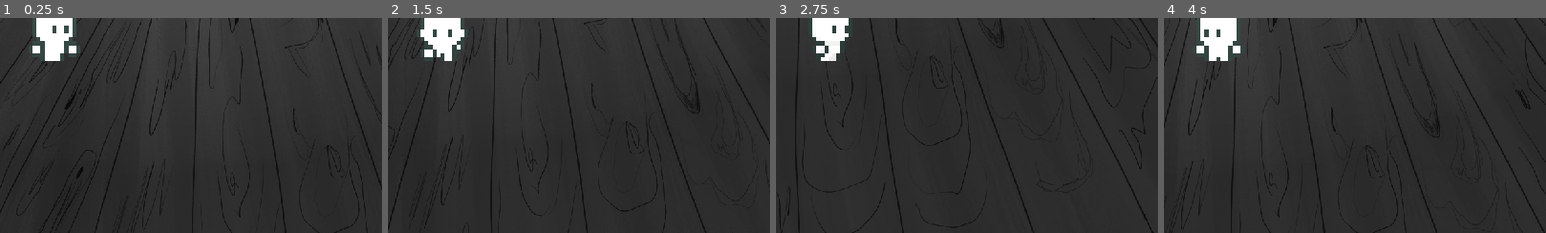
Above: before the commit, frames 1-4 (left to right).
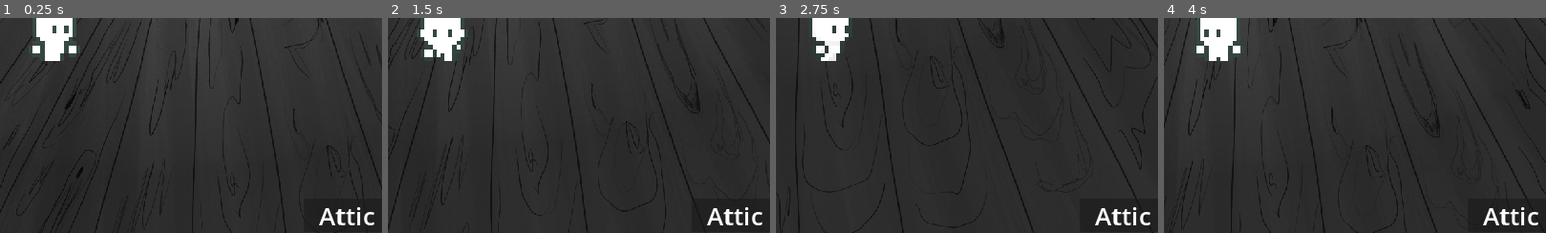
Above: after the commit, the same moments.

Repository: Lewish1998/GameJam1
Game: Godot game, scene res://room1/room_1.tscn
Two runs of this game, one before a commit and one after it. Both use one fixed random seed, a clock stepped at 60 frames per second and the inputs below.
Inputs:
- Up to frame 1 (0.25 s): no input
- Up to frame 2 (1.5 s): tap Enter at 0.5 s; hold Right (ui_right) 0.53-1.28 s; tap E (Interact) at 0.6, 1.35 s; hold Down (ui_down) from 1.28 s (still down)
- Up to frame 3 (2.75 s): release Down (ui_down) at 2.03 s; hold Right (ui_right) from 2.03 s (still down); tap E (Interact) at 2.1 s
- Up to frame 4 (4 s): release Right (ui_right) at 2.78 s; hold Up (ui_up) 2.78-3.53 s; tap E (Interact) at 2.85, 3.6 s; hold Left (ui_left) from 3.53 s (still down)
The pictures show only the part of the screen within x 43-93%, y 46-96%; the shares and areas given below are measured in that part.

The runs differ from the first frame. In frame 1, 0.5% of the frame differs, in the area x 83-98%, y 88-97%; in frame 2, 0.5%; in frame 3, 0.5%; in frame 4, 0.5%.

Commit message:
footsteps

Diff:
--- a/Char/character.gd
+++ b/Char/character.gd
@@ -4,20 +4,34 @@
 const SPEED = 300.0
 const JUMP_VELOCITY = -400.0
 var character_movement = true
+var walking = false
+var playing = false
 #@export var char_scale = Vector2(10, 10)
 #var scale_factor = 0.01
 
 
+#func walk():
+	#if walking == true:
+		#playing = true
+		#if playing:
+			##$FootstepPlayer.play()
+			#print("Playing")
+	#else:
+		#playing = false
+		##$FootstepPlayer.stop()
+
+func walk():
+	if walking == true and playing == true:
+		print("Walking")
+
+
 func _physics_process(_delta):
-
-	# PLAYER SCALE
-	#var scale_increase = (position.y) * scale_factor
-	#scale = char_scale + Vector2(scale_increase, scale_increase)
-
 
 	var direction = Input.get_vector("ui_left", "ui_right", "ui_up", "ui_down")
 	var last_direction = velocity
 	if character_movement == true:
+
+
 	# Walking animations
 		if direction:
 			if direction == Vector2(-1, 0):
@@ -31,14 +45,13 @@
 
 			velocity = direction * SPEED
 
-
-
-		#if direction:
-			# movement
-			#velocity = direction * SPEED
-
+			if velocity:
+				walking = true
+				playing = true
 
 		else:
+			walking = false
+			playing = false
 			if last_direction == Vector2(-300, 0):
 				$AnimatedSprite2D.play("idle left")
 			if last_direction == Vector2(300, 0):
@@ -51,6 +64,6 @@
 			velocity.x = move_toward(velocity.x, 0, SPEED)
 			velocity.y = move_toward(velocity.y, 0, SPEED)
 
-			# TODO play idle movement on stop facing direction
+		move_and_slide()
 
-		move_and_slide()
+		walk()
--- a/Char/character.tscn
+++ b/Char/character.tscn
@@ -1,8 +1,9 @@
-[gd_scene load_steps=54 format=3 uid="uid://cfsa3a5ati2ko"]
+[gd_scene load_steps=55 format=3 uid="uid://cfsa3a5ati2ko"]
 
 [ext_resource type="Script" path="res://Char/character.gd" id="1_v35di"]
 [ext_resource type="Texture2D" uid="uid://ddd4meb5ugs1i" path="res://Char/img/idle.png" id="2_so3kr"]
 [ext_resource type="Texture2D" uid="uid://b8s2ee23n8pgw" path="res://Char/img/walk.png" id="3_ukm6n"]
+[ext_resource type="AudioStream" uid="uid://boinkicgs00ss" path="res://SoundEffects/Walking.mp3" id="4_x8aor"]
 
 [sub_resource type="AtlasTexture" id="AtlasTexture_n6lug"]
 atlas = ExtResource("2_so3kr")
@@ -401,3 +402,6 @@
 [node name="Camera2D" type="Camera2D" parent="."]
 limit_left = 0
 limit_top = 0
+
+[node name="FootstepPlayer" type="AudioStreamPlayer2D" parent="."]
+stream = ExtResource("4_x8aor")
--- a/UI/ui.gd
+++ b/UI/ui.gd
@@ -1,7 +1,9 @@
 extends CanvasLayer
 
 @onready var label = $Panel/Label
+@onready var label2 = $Panel2/Label
 
 
 func _process(_delta):
 	label.text = str(GameObjects.num_objects) + "/3"
+	label2.text = str(GameObjects.current_room)
--- a/UI/ui.tscn
+++ b/UI/ui.tscn
@@ -30,3 +30,32 @@
 grow_vertical = 2
 theme_override_font_sizes/font_size = 64
 text = "0/3"
+
+[node name="Panel2" type="Panel" parent="."]
+anchors_preset = 3
+anchor_left = 1.0
+anchor_top = 1.0
+anchor_right = 1.0
+anchor_bottom = 1.0
+offset_left = -328.0
+offset_top = -125.0
+offset_right = -40.0
+offset_bottom = -40.0
+grow_horizontal = 0
+grow_vertical = 0
+
+[node name="Label" type="Label" parent="Panel2"]
+layout_mode = 1
+anchors_preset = 8
+anchor_left = 0.5
+anchor_top = 0.5
+anchor_right = 0.5
+anchor_bottom = 0.5
+offset_left = -107.0
+offset_top = -43.5
+offset_right = 107.0
+offset_bottom = 44.5
+grow_horizontal = 2
+grow_vertical = 2
+theme_override_font_sizes/font_size = 64
+text = "Room"
--- a/room1/room_1.gd
+++ b/room1/room_1.gd
@@ -15,3 +15,9 @@
 func _process(delta):
 	var my_random_number = rng.randf_range(0.0, 1.7)
 	$PointLight2D.energy = lerp($PointLight2D.energy, my_random_number, flicker*delta)
+
+	#if GameObjects.num_objects >= 3:
+		# show text box
+		# show the duck ?
+		# wait for plater input
+		# transition to next scene
--- /dev/null
+++ b/room2/room_2.tscn
@@ -0,0 +1,45 @@
+[gd_scene load_steps=8 format=3 uid="uid://bfdouvkhyv1ch"]
+
+[ext_resource type="Script" path="res://room1/room_1.gd" id="1_854r2"]
+[ext_resource type="Texture2D" uid="uid://yhguglfuwmhf" path="res://img/Scene1withwindow.png" id="2_705q2"]
+[ext_resource type="PackedScene" uid="uid://cfv7sp26qivla" path="res://Objects/object.tscn" id="3_mc6t4"]
+[ext_resource type="PackedScene" uid="uid://cfsa3a5ati2ko" path="res://Char/character.tscn" id="4_ewuvv"]
+[ext_resource type="PackedScene" uid="uid://cjdl4yslfc2un" path="res://UI/ui.tscn" id="5_2dnq8"]
+
+[sub_resource type="Gradient" id="Gradient_ofryr"]
+offsets = PackedFloat32Array(0, 0.0144404, 0.99639, 1)
+colors = PackedColorArray(1, 1, 1, 1, 0.955279, 0.955279, 0.955279, 1, 0.0505415, 0.0505415, 0.0505415, 1, 0, 0, 0, 1)
+
+[sub_resource type="GradientTexture2D" id="GradientTexture2D_it0hq"]
+gradient = SubResource("Gradient_ofryr")
+fill = 1
+fill_from = Vector2(0.469136, 0.358025)
+fill_to = Vector2(0.390123, 0.837037)
+
+[node name="Room2" type="Node2D"]
+script = ExtResource("1_854r2")
+
+[node name="BG" type="Sprite2D" parent="."]
+position = Vector2(1309.35, 967.527)
+scale = Vector2(1.64559, 1.74469)
+texture = ExtResource("2_705q2")
+
+[node name="Object" parent="." instance=ExtResource("3_mc6t4")]
+position = Vector2(1976, 872)
+
+[node name="Object2" parent="." instance=ExtResource("3_mc6t4")]
+position = Vector2(365, 1172)
+
+[node name="Character" parent="." instance=ExtResource("4_ewuvv")]
+position = Vector2(972, 1267)
+
+[node name="UI" parent="." instance=ExtResource("5_2dnq8")]
+
+[node name="PointLight2D" type="PointLight2D" parent="."]
+position = Vector2(1311.5, 961)
+scale = Vector2(40.9844, 29.8125)
+energy = 1.39
+shadow_enabled = true
+shadow_color = Color(0, 0, 0, 1)
+texture = SubResource("GradientTexture2D_it0hq")
+metadata/_edit_lock_ = true
Not shown, added: SoundEffects/Walking.mp3.import
Not shown, added: SoundEffects/Walking.mp3
